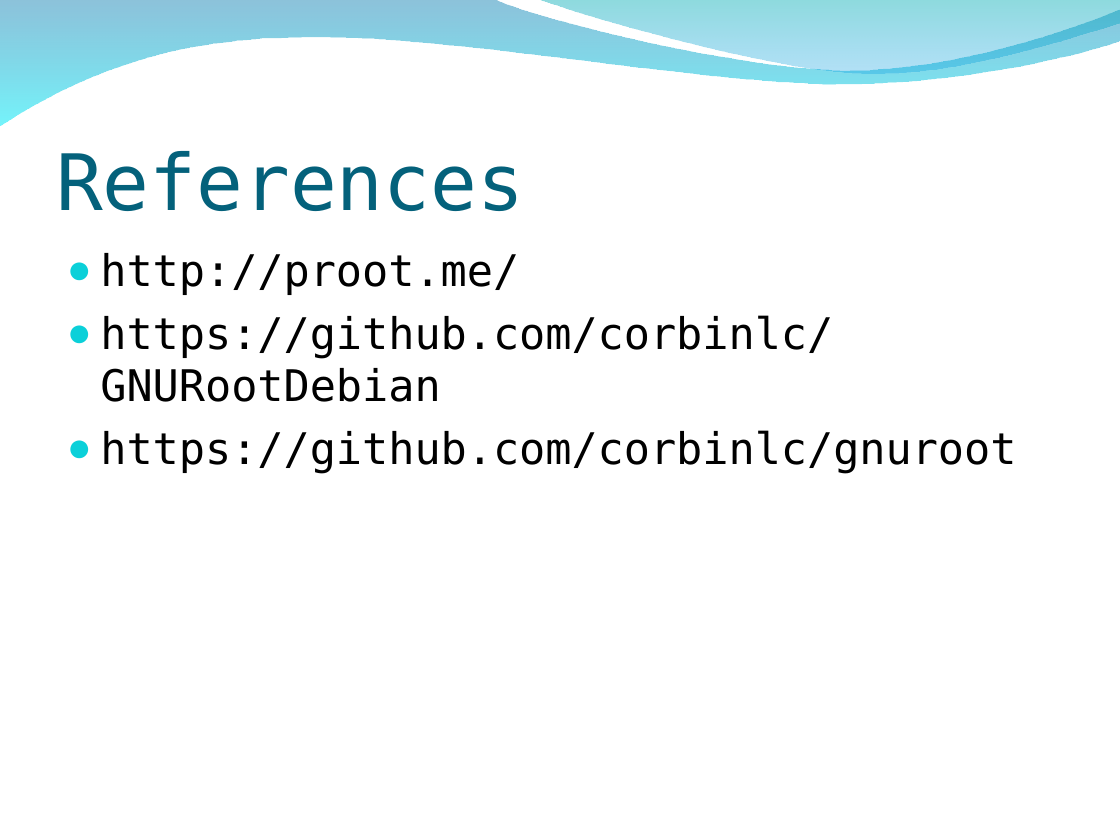
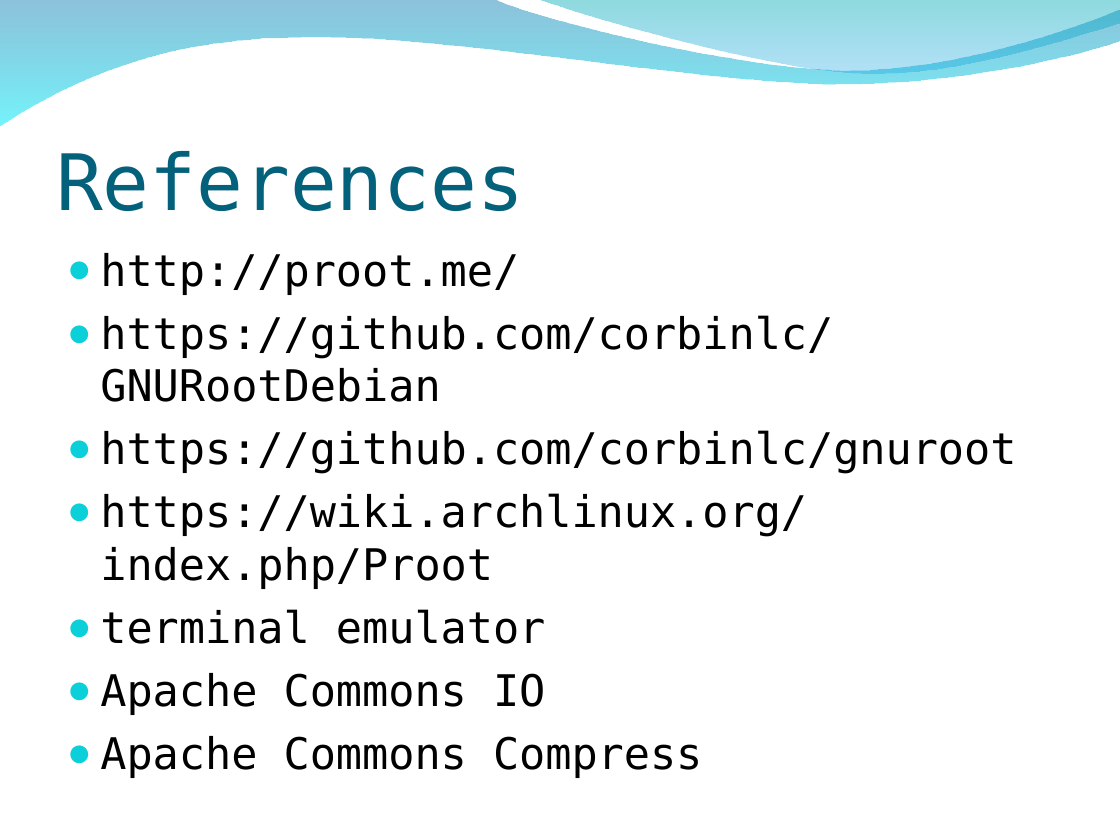
Before and after one commit to peter279k/regular_meeting, a slide deck: slide 20 of Proot.ppt (slide 9 before the commit). Drawn at 1120x840 pixels with LibreOffice and Linux fonts; fonts in the diff are those of the drawing; background and template pictures are left out. Boxes give left, top, right and bottom in pixels: in the first picture for what was removed or moved away, otherwise in the second. Text is boxed around its words. In the diff, an @@ line names an element or a change of style, - is before the commit and + after.

Commit message:
add proot info build 心得與安全性議題

```diff
--- a/Proot.ppt
+++ b/Proot.ppt
@@ text at (x1=100, y1=493, x2=807, y2=778): paragraphs added @@
+● https://wiki.archlinux.org/index.php/Proot
+● terminal emulator
+● Apache Commons IO
+● Apache Commons Compress
```
Also in this commit, not shown: 1 other slide changed, 11 slides added.
